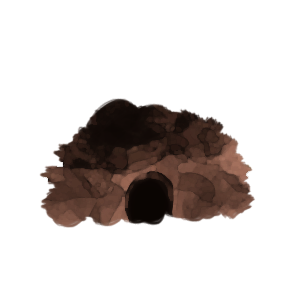
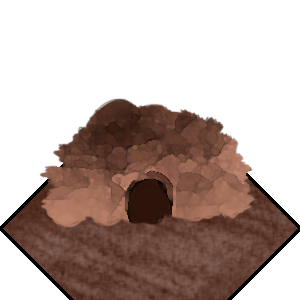
The second 300px x 300px image is a revision of the first. Changes to its layers:
"Layer 0 copy": opacity 55% → 64%, painted on it over [39, 98, 256, 228]
painted on "Layer 0" over [39, 154, 256, 228]
added layer "Layer 1" over [0, 153, 300, 300]
